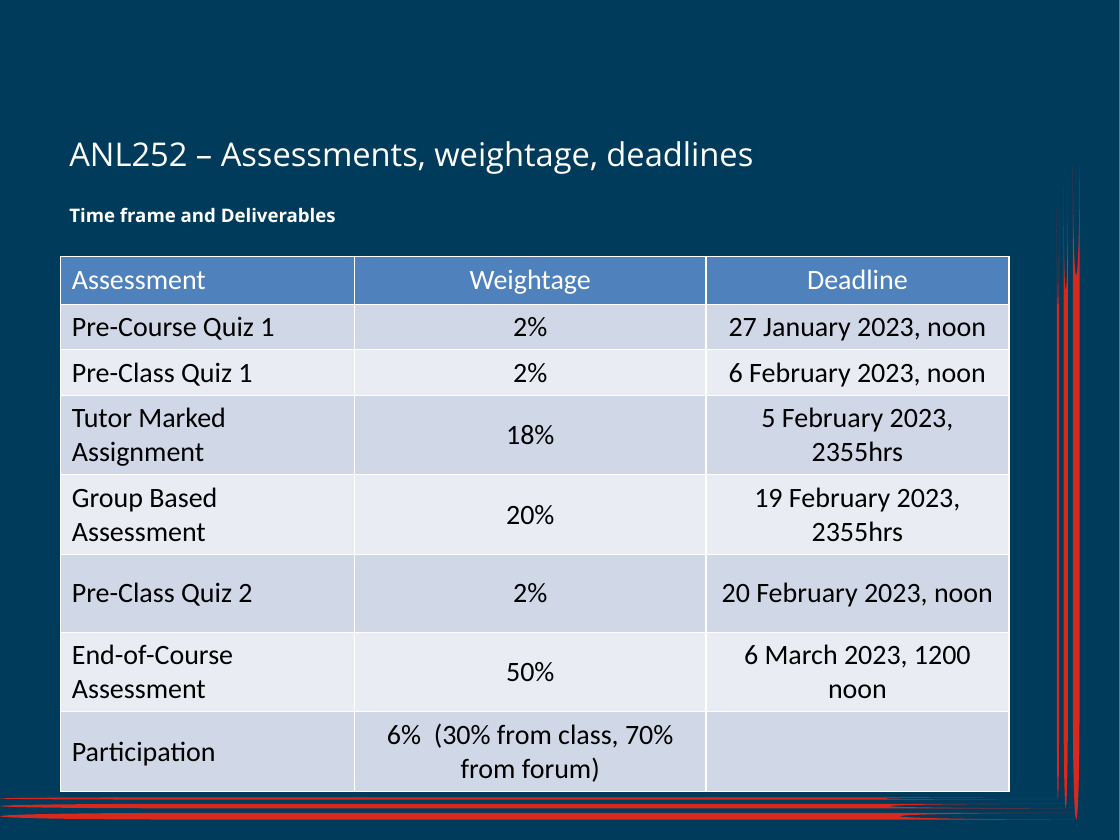
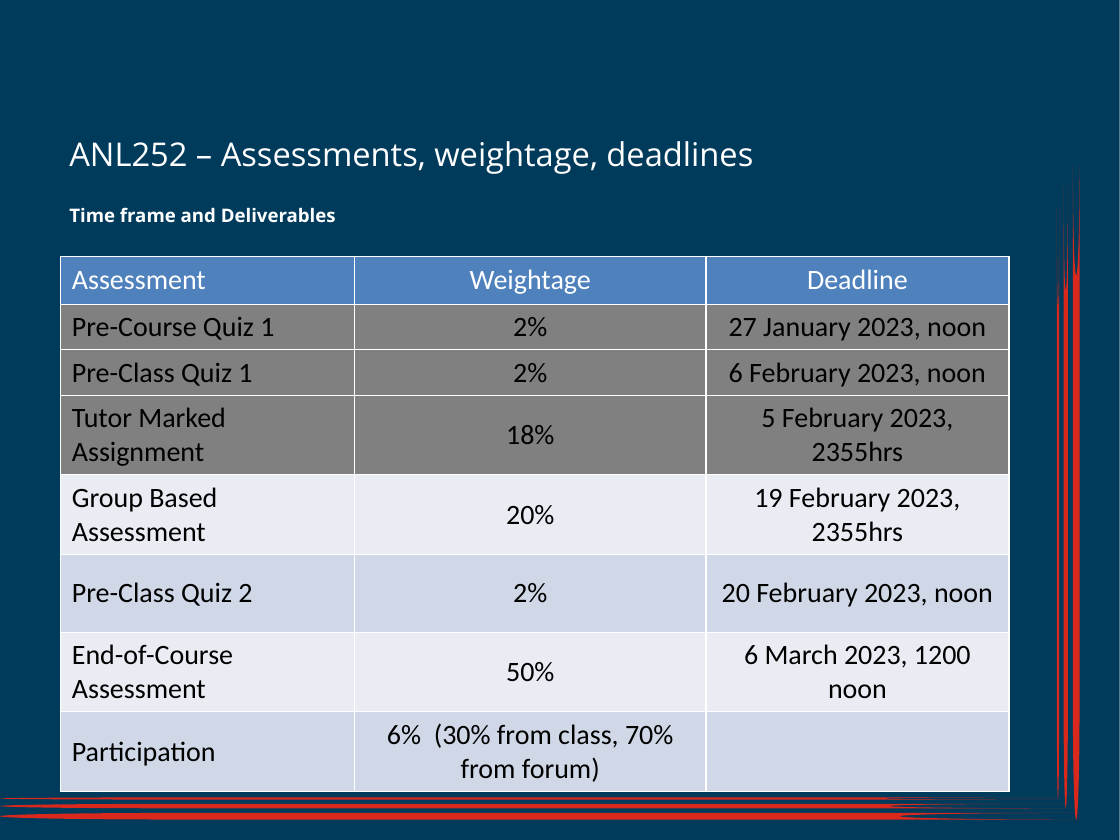
Before and after one commit to munishkumar-gh/munishkumar-gh.github.io, a slide deck: slide 1 of SuSS/2023_Sem1_ANL252_Python_4_Biz/3_Lecturer/Lecture_3/ANL252_SU3_Jan2023 (MK Edits).pptx. Drawn at 1120x840 pixels with LibreOffice and Linux fonts; fonts in the diff are those of the drawing; background and template pictures are left out. Boxes give left, top, right and bottom in pixels: in the first picture for what was removed or moved away, otherwise in the second. Text is boxed around its words. In the diff, an @@ line names an element or a change of style, - is before the commit and + after.

```diff
--- a/SuSS/2023_Sem1_ANL252_Python_4_Biz/3_Lecturer/Lecture_3/ANL252_SU3_Jan2023 (MK Edits).pptx
+++ b/SuSS/2023_Sem1_ANL252_Python_4_Biz/3_Lecturer/Lecture_3/ANL252_SU3_Jan2023 (MK Edits).pptx
@@ table at [60,256,1010,786] @@
@@ fill #D0D8E8 to #808080 in 6 cells @@
@@ fill #E9EDF4 to #808080 in row 3 @@
```
Also in this commit, not shown: 20 other files.
